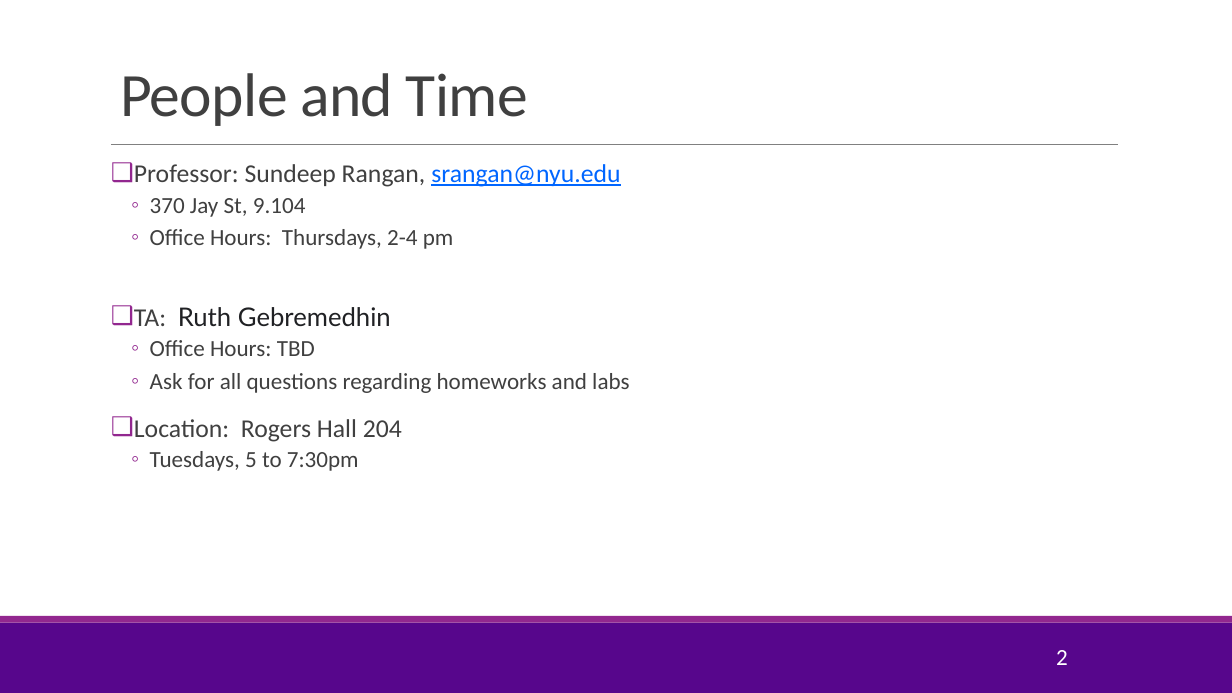
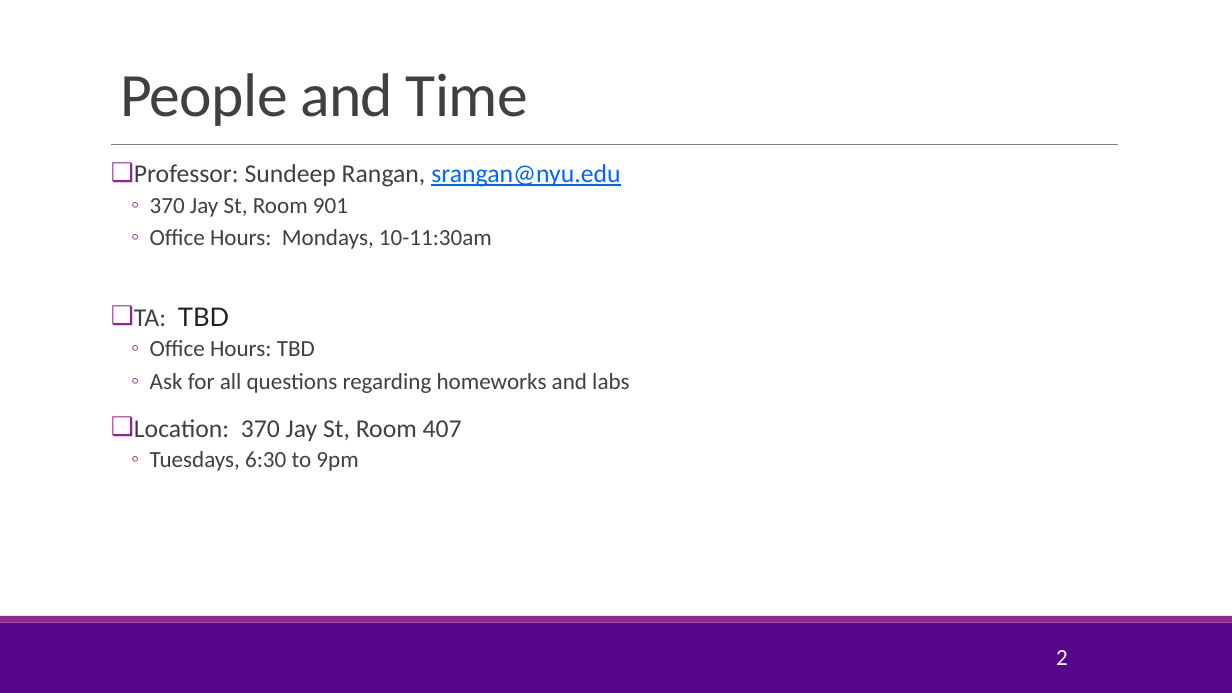
Before and after one commit to sdrangan/digitalcomm, a slide deck: slide 2 of Lectures/CourseAdmin.pptx. Drawn at 1232x693 pixels with LibreOffice and Linux fonts; fonts in the diff are those of the drawing; background and template pictures are left out. Boxes give left, top, right and bottom in pixels: in the first picture for what was removed or moved away, otherwise in the second. Text is boxed around its words. In the diff, an @@ line names an element or a change of style, - is before the commit and + after.

```diff
--- a/Lectures/CourseAdmin.pptx
+++ b/Lectures/CourseAdmin.pptx
@@ text at <box>134,198,492,326</box>: text changed @@
-  ◦ 370 Jay St, 9.104
-  ◦ Office Hours: Thursdays, 2-4 pm
-❑ TA: Ruth Gebremedhin
+  ◦ 370 Jay St, Room 901
+  ◦ Office Hours: Mondays, 10-11:30am
+❑ TA: TBD
@@ text at <box>134,419,462,471</box>: text changed @@
-❑ Location: Rogers Hall 204
-  ◦ Tuesdays, 5 to 7:30pm
+❑ Location: 370 Jay St, Room 407
+  ◦ Tuesdays, 6:30 to 9pm
```
Also in this commit, not shown: 2 other slides changed, 1 slide removed.
